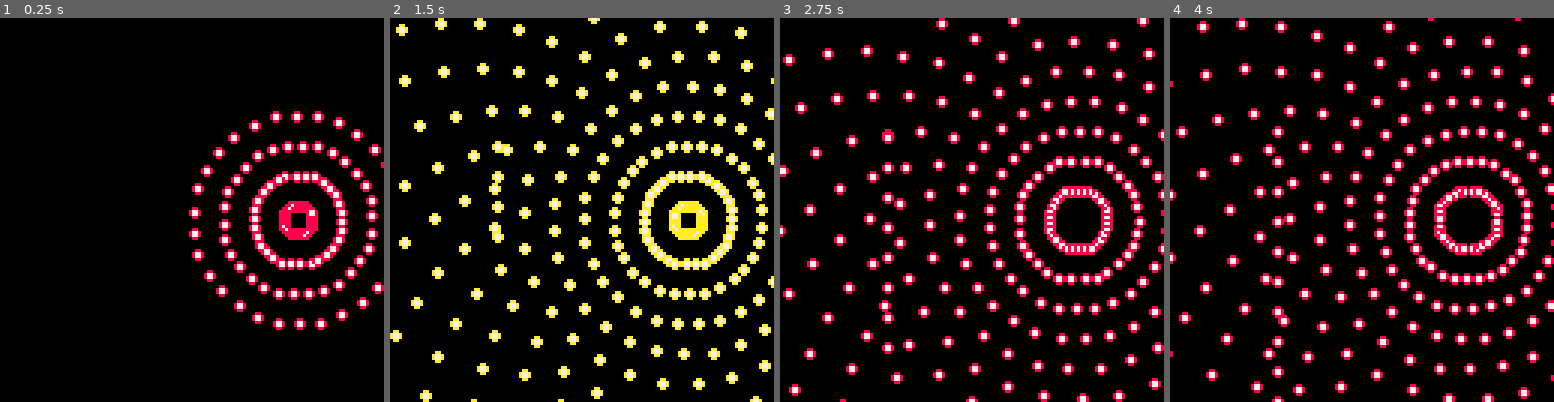
Above: before the commit, frames 1-4 (left to right).
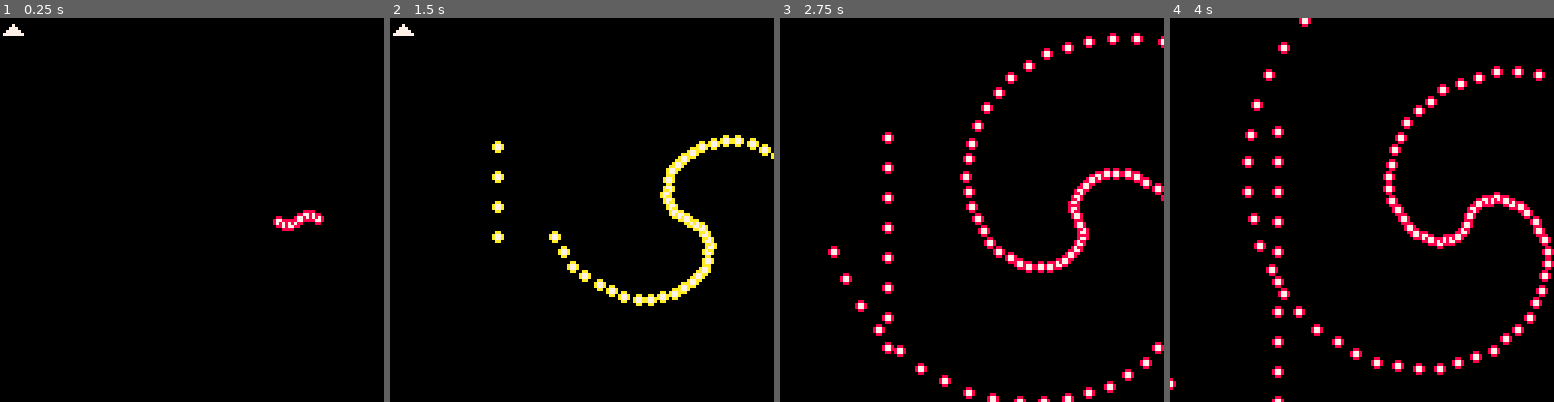
Above: after the commit, the same moments.

Repository: lkingsford/pico8-projects
Game: PICO-8 cartridge stest2.p8
The game is run twice, just before and just after one commit, with the same random seed, the same clock (stepped at 60 frames per second) and the same inputs.
Inputs:
- Up to frame 1 (0.25 s): no input
- Up to frame 2 (1.5 s): tap O (Z key) at 0.7 s
- Up to frame 3 (2.75 s): hold Right 1.6-2.1 s; tap O (Z key) at 1.7, 2.1, 2.5 s; hold Up 2.15-2.42 s; hold Right from 2.47 s (still down)
- Up to frame 4 (4 s): tap O (Z key) at 2.9, 3.3, 3.7 s; release Right at 3.03 s; hold Left 3.08-3.58 s; hold Down 3.63-3.97 s

The runs differ from the first frame. In frame 1, 6.8% of the frame differs, in the area x 0-100%, y 1-82%; in frame 2, 14%; in frame 3, 16%; in frame 4, 16%, in the area x 0-100%, y 0-100%.

Commit message:
Add player

Diff:
--- a/stest2.p8
+++ b/stest2.p8
@@ -45,7 +45,7 @@
 	test_f.x=96
 	test_f.y=64
 	test_f.updates={circle_shooter}
-	test_f.params=merge({circle_shooter_param_template, {shoot_d_theta=0.01,shoot_interval=2,shoot_amount=30}})
+	test_f.params=merge({circle_shooter_param_template, {shoot_d=1,shoot_d_theta=0.01,shoot_interval=2,shoot_amount=2}})
 	add(entities,test_f)
 end
 
@@ -72,7 +72,24 @@
 	return e.x < -e.w or e.y < -e.h or e.x > 128+e.w or e.y > 128+e.h
 end
 
-function player_update()
+function player_update(e)
+	if(btn(0)) then e.dx = lim(0,-e.max_d,e.dx-e.accel) end
+	if(btn(1)) then e.dx = lim(0,e.max_d,e.dx+e.accel) end
+	if(btn(2)) then e.dy = lim(0,-e.max_d,e.dy-e.accel) end
+	if(btn(3)) then e.dy = lim(0,e.max_d,e.dy+e.accel) end
+	if(btn(0) == btn(1)) then e.dx = lim(0, e.dx, e.dx-e.accel*sgn(e.dx)) end
+	if(btn(2) == btn(3)) then e.dy = lim(0, e.dy, e.dy-e.accel*sgn(e.dy)) end
+	e.x += e.dx
+	e.y += e.dy
+
+	if(btnp(4)) then
+		-- Fire
+		local b = merge({player_bullet_template,{
+			x=e.x,
+			y=e.y,
+		}})
+		add(entities,b)
+	end
 end
 
 t=0
@@ -104,6 +121,11 @@
 }
 
 player_template=merge({entity_template, {
+	accel=1,
+	max_d=4,
+	layer=LAYER_PLAYER,
+	updates={player_update},
+	sprites={1},
 }})
 
 function should_shoot(e)
@@ -145,6 +167,8 @@
 
 bullet_template = {dx=0, dy=1,sprites={16,17}, updates={straight_move}, period=4, layer=LAYER_ENEMY_BULLET}
 
+player_bullet_template = merge({entity_template, bullet_template, {dx=0,dy=-4,sprites={2}, layer=LAYER_PLAYER_BULLET}})
+
 basic_shooter_param_template={
 	shoot_interval=10,
 	bullet_template=merge({
@@ -180,13 +204,13 @@
 
 __gfx__
 00000000000000000000000000000000000000000000000000000000000000000000000000000000000000000000000000000000000000000000000000000000
-00000000000000000000000000000000000000000000000000000000000000000000000000000000000000000000000000000000000000000000000000000000
-00000000000000000000000000000000000000000000000000000000000000000000000000000000000000000000000000000000000000000000000000000000
-00000000000000000000000000000000000000000000000000000000000000000000000000000000000000000000000000000000000000000000000000000000
-00000000000000000000000000000000000000000000000000000000000000000000000000000000000000000000000000000000000000000000000000000000
-00000000000000000000000000000000000000000000000000000000000000000000000000000000000000000000000000000000000000000000000000000000
-00000000000000000000000000000000000000000000000000000000000000000000000000000000000000000000000000000000000000000000000000000000
-00000000000000000000000000000000000000000000000000000000000000000000000000000000000000000000000000000000000000000000000000000000
+00000000000000000007000000000000000000000000000000000000000000000000000000000000000000000000000000000000000000000000000000000000
+00000000000070000007000000000000000000000000000000000000000000000000000000000000000000000000000000000000000000000000000000000000
+0000000000077700000a000000000000000000000000000000000000000000000000000000000000000000000000000000000000000000000000000000000000
+0000000000777770000a000000000000000000000000000000000000000000000000000000000000000000000000000000000000000000000000000000000000
+0000000007777777000a000000000000000000000000000000000000000000000000000000000000000000000000000000000000000000000000000000000000
+0000000000000000000a000000000000000000000000000000000000000000000000000000000000000000000000000000000000000000000000000000000000
+00000000000000000004000000000000000000000000000000000000000000000000000000000000000000000000000000000000000000000000000000000000
 00000000000000000000000000000000000000000000000000000000000000000000000000000000000000000000000000000000000000000000000000000000
 00000000000000000000000000000000000000000000000000000000000000000000000000000000000000000000000000000000000000000000000000000000
 00088000000aa0000000000000000000000000000000000000000000000000000000000000000000000000000000000000000000000000000000000000000000
